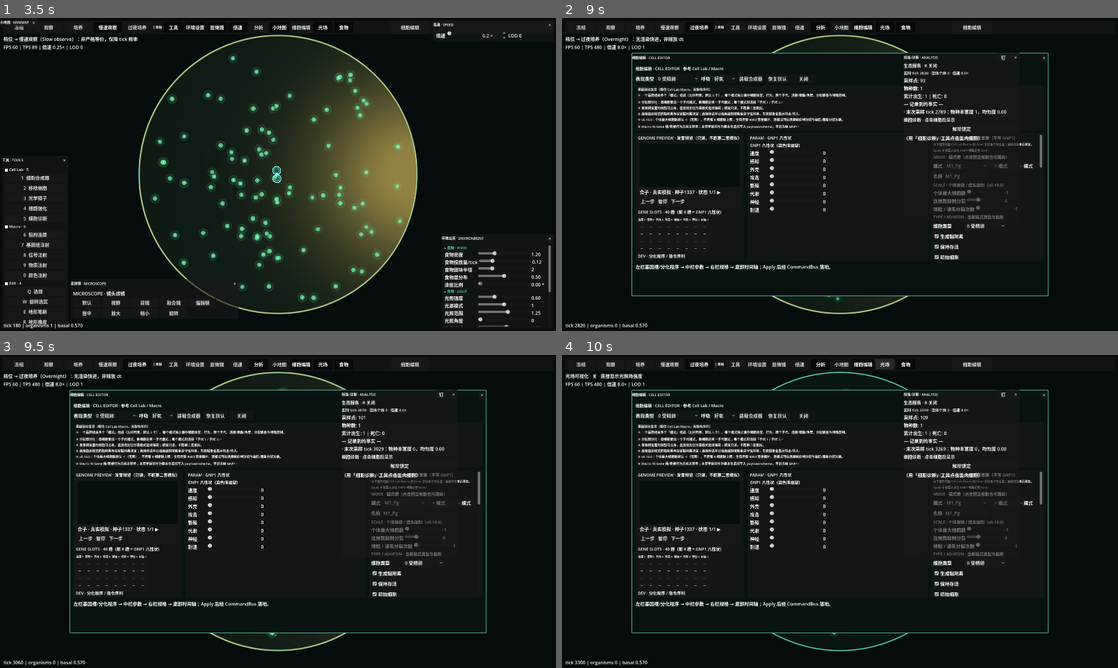
Above: before the commit, frames 1-4 (two rows, left to right).
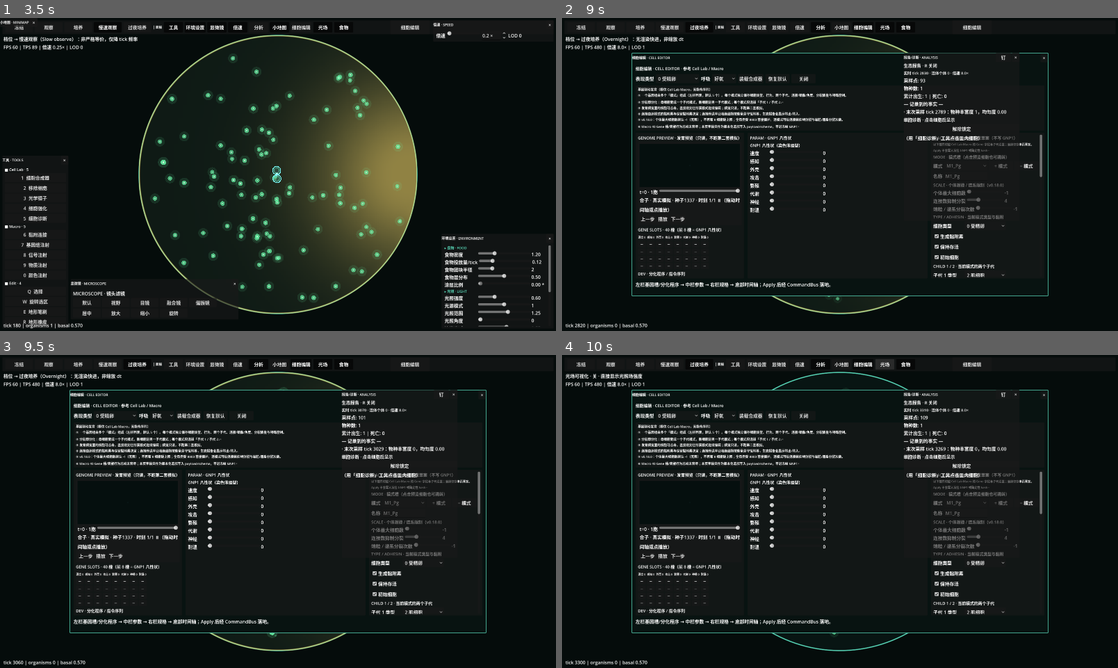
Above: after the commit, the same moments.

Repository: Oatol/cellarium
Game: Godot game, scene res://scenes/main.tscn
The game is run twice, just before and just after one commit, with the same random seed, the same clock (stepped at 60 frames per second) and the same inputs.
Inputs:
- Up to frame 1 (3.5 s): click "冻结" at 0.5 s; click "观察" at 1.25 s; click "培养" at 2 s; click "慢速观察" at 2.75 s
- Up to frame 2 (9 s): click "过夜培养" at 3.5 s; click "工具" at 4.25 s; click "环境设置" at 5 s; click "显微镜" at 5.75 s; click "倍速" at 6.5 s; click "分析" at 7.25 s; click "小地图" at 8 s; click "细胞编辑" at 8.75 s
- Up to frame 3 (9.5 s): no input
- Up to frame 4 (10 s): click "光场" at 9.5 s

Frame 1 is identical in both runs. In frame 2, 1.9% of the frame differs, in the area x 13-87%, y 47-87%; in frame 3, 1.9%; in frame 4, 1.9%.

Commit message:
v0.24.0: 发育预览接入细胞膜弦与手动时间轴
- PreviewWorld: 接触阶段生成圆-圆相交弦端点，快照输出 chords
- GenomePreview: 复用 CellContactChords 管线绘制切平膜；新增手动时间轴（默认暂停、拖动跳转）
- GenomePreview.tscn: 新增 Timeline/Slider + TimeLabel
- PreviewReplicaProbe: 新增膜弦与时间轴断言
- 更新 Cell Lab 代码级分析 §32.7 与 CHANGELOG
- 双工程验证 SCRIPTS=53 FAILURES=0

Diff:
--- a/godot/cellarium-release/scenes/ui/GenomePreview.tscn
+++ b/godot/cellarium-release/scenes/ui/GenomePreview.tscn
@@ -29,6 +29,22 @@
 size_flags_vertical = 3
 mouse_filter = 2
 
+[node name="Timeline" type="HBoxContainer" parent="Margin/VBox"]
+layout_mode = 2
+
+[node name="TimeLabel" type="Label" parent="Margin/VBox/Timeline"]
+layout_mode = 2
+text = "t=0"
+custom_minimum_size = Vector2(64, 0)
+
+[node name="Slider" type="HSlider" parent="Margin/VBox/Timeline"]
+layout_mode = 2
+size_flags_horizontal = 3
+min_value = 0.0
+max_value = 1.0
+step = 1.0
+value = 0.0
+
 [node name="Caption" type="Label" parent="Margin/VBox"]
 layout_mode = 2
 text = "GENOME PREVIEW · 只读"
--- a/godot/cellarium-release/scripts/core/data/PreviewWorld.gd
+++ b/godot/cellarium-release/scripts/core/data/PreviewWorld.gd
@@ -53,6 +53,11 @@
 
 # 本帧新产生的分裂事件（供指示器）；清理由 consume_splits 完成
 var _pending_splits: Array[Dictionary] = []
+
+# 本帧接触弦（世界坐标 a/b + peer + kind），与 Cell Lab cell.A[] 同源：
+# 在接触阶段（推开之前）按圆-圆相交计算，供预览层用 CellContactChords 重建压平膜。
+# kind: 0=细胞间接触弦，1=皿壁弦。
+var _contact_chords: Array[Dictionary] = []
 
 func _init() -> void:
 	_reset_arrays()
@@ -147,6 +152,7 @@
 func step() -> void:
 	_tick += 1
 	_pending_splits.clear()
+	_contact_chords.clear()
 	_metabolize(DT)
 	_relax_radius(DT)
 	_divide(DT)
@@ -283,7 +289,7 @@
 ## Cell Lab d(int) 在接触阶段算公共弦 + 写 A[]，力写 g/h 累加器；这里用简化径向排斥保持视觉一致。
 func _resolve_contacts() -> void:
 	var iterations: int = 2
-	for _it in range(iterations):
+	for it in range(iterations):
 		for a in range(_count):
 			if _alive[a] == 0:
 				continue
@@ -295,10 +301,48 @@
 				var min_dist: float = REST_DISTANCE * maxf(0.5, maxf(_radius[a], _radius[b]) / 14.0)
 				if dist >= min_dist or dist < 1e-5:
 					continue
+				# 第一次迭代、推开之前记录圆-圆相交弦（与 Cell Lab d(int) A[] 同源）。
+				if it == 0:
+					var chord: Dictionary = _circle_chord(_pos[a], _radius[a], _pos[b], _radius[b], a, b)
+					if not chord.is_empty():
+						_contact_chords.append(chord)
 				var overlap: float = min_dist - dist
 				var push: Vector2 = delta / dist * (overlap * 0.5)
 				_pos[a] -= push
 				_pos[b] += push
+	# 皿壁弦：细胞圆与皿壁圆（内切）相交时记录（kind=1）。
+	var wall_r: float = DISH_RADIUS * 10.0
+	for a in range(_count):
+		if _alive[a] == 0:
+			continue
+		var s: float = _pos[a].length()
+		if s < 1e-5 or s + _radius[a] <= wall_r:
+			continue
+		var direction: Vector2 = -_pos[a] / s  # 指向皿心
+		var d: float = (_radius[a] * _radius[a] - wall_r * wall_r + s * s) / (2.0 * s)
+		var h_sq: float = _radius[a] * _radius[a] - d * d
+		if h_sq <= 0.0:
+			continue
+		var middle: Vector2 = _pos[a] + direction * d
+		var perp: Vector2 = Vector2(-direction.y, direction.x)
+		var h: float = sqrt(h_sq)
+		_contact_chords.append({"a": middle - perp * h, "b": middle + perp * h, "owner_a": a, "owner_b": -1, "kind": 1})
+
+## 两圆相交弦（Cell Lab d(int) d51/d54..d56）：返回世界坐标端点 a/b + 两端 owner。
+func _circle_chord(p0: Vector2, r0: float, p1: Vector2, r1: float, owner_a: int, owner_b: int) -> Dictionary:
+	var delta: Vector2 = p1 - p0
+	var s: float = delta.length()
+	if s < 0.000001 or s >= r0 + r1 or s <= absf(r0 - r1):
+		return {}
+	var direction: Vector2 = delta / s
+	var d: float = (s * s - r1 * r1 + r0 * r0) / (2.0 * s)
+	var h_sq: float = r0 * r0 - d * d
+	if h_sq <= 0.0:
+		return {}
+	var middle: Vector2 = p0 + direction * d
+	var perp: Vector2 = Vector2(-direction.y, direction.x)
+	var h: float = sqrt(h_sq)
+	return {"a": middle - perp * h, "b": middle + perp * h, "owner_a": owner_a, "owner_b": owner_b, "kind": 0}
 
 func _integrate_positions(dt: float) -> void:
 	for i in range(_count):
@@ -326,13 +370,26 @@
 	for i in range(_count):
 		if _alive[i] == 0:
 			continue
+		var cell_chords: Array[Dictionary] = []
+		for chord in _contact_chords:
+			var c: Dictionary = chord as Dictionary
+			if int(c.get("owner_a", -1)) == i or int(c.get("owner_b", -1)) == i:
+				cell_chords.append(c)
 		result.append({
 			"index": i, "pos": _pos[i], "radius": _radius[i],
 			"energy": _energy[i], "age": _age[i], "orientation": _orientation[i],
 			"gene_slot": _gene_slot[i], "mode": _gene_slot[i],
 			"type": int((_genes[clampi(_gene_slot[i], 0, _genes.size() - 1)] as Dictionary).get("cell_type", 0)),
 			"phase": _phase[i], "telomere": _telomere[i],
+			"chords": cell_chords,
 		})
+	return result
+
+## 只读：本帧全部接触弦（世界坐标），供连接板/诊断使用。
+func snapshot_chords() -> Array[Dictionary]:
+	var result: Array[Dictionary] = []
+	for chord in _contact_chords:
+		result.append((chord as Dictionary).duplicate(true))
 	return result
 
 func snapshot_links() -> Array[Dictionary]:
--- a/godot/cellarium-release/scripts/ui/GenomePreview.gd
+++ b/godot/cellarium-release/scripts/ui/GenomePreview.gd
@@ -12,6 +12,8 @@
 const VISUALS: RefCounted = preload("res://scripts/rendering/CellVisualCatalog.gd")
 const GENOME_SCRIPT: Script = preload("res://scripts/core/data/Genome.gd")
 const PREVIEW_WORLD: Script = preload("res://scripts/core/data/PreviewWorld.gd")
+## 复用运行时的 Cell Lab 弦工具：物理与渲染共享同一组圆-圆相交弦端点。
+const CHORDS: RefCounted = preload("res://scripts/rendering/CellContactChords.gd")
 
 const STEP_SECONDS: float = 0.75
 const BASE_RADIUS: float = 15.0
@@ -32,15 +34,21 @@
 @export var play_button_path: NodePath = ^"Margin/VBox/Controls/PlayButton"
 @export var prev_button_path: NodePath = ^"Margin/VBox/Controls/PrevButton"
 @export var next_button_path: NodePath = ^"Margin/VBox/Controls/NextButton"
+@export var timeline_path: NodePath = ^"Margin/VBox/Timeline/Slider"
+@export var time_label_path: NodePath = ^"Margin/VBox/Timeline/TimeLabel"
 
 var _canvas: Control = null
 var _caption: Label = null
 var _play_button: Button = null
+var _timeline: HSlider = null
+var _time_label: Label = null
 var _program_signature: String = ""
 var _states: Array[Dictionary] = []
 var _cursor: int = 0
 var _elapsed: float = 0.0
-var _playing: bool = true
+## v0.24.0：默认手动时间轴（暂停），需要动态观察时再点播放。复杂细胞逐时刻查看更高效。
+var _playing: bool = false
+var _syncing_timeline: bool = false
 
 func _ready() -> void:
 	_canvas = get_node_or_null(canvas_path) as Control
@@ -48,6 +56,10 @@
 	_play_button = get_node_or_null(play_button_path) as Button
 	var previous: Button = get_node_or_null(prev_button_path) as Button
 	var following: Button = get_node_or_null(next_button_path) as Button
+	_timeline = get_node_or_null(timeline_path) as HSlider
+	_time_label = get_node_or_null(time_label_path) as Label
+	if _timeline != null:
+		_timeline.value_changed.connect(_on_timeline_changed)
 	if _canvas != null:
 		_canvas.mouse_filter = Control.MOUSE_FILTER_STOP
 		if not _canvas.is_connected("draw", Callable(self, "_on_canvas_draw")):
@@ -166,10 +178,38 @@
 	_elapsed += delta
 	if _elapsed >= STEP_SECONDS:
 		_elapsed = 0.0
-		_cursor = (_cursor + 1) % _states.size()
-		_sync_caption()
-	if _canvas != null:
-		_canvas.queue_redraw()
+		if _cursor < _states.size() - 1:
+			_cursor += 1
+			_sync_caption()
+			_sync_timeline()
+		else:
+			_playing = false  # 播放到末态即停，不循环回合子
+			_sync_caption()
+	if _canvas != null:
+		_canvas.queue_redraw()
+
+## 手动拖动时间轴：直接跳到对应分裂时刻并暂停。
+func _on_timeline_changed(value: float) -> void:
+	if _syncing_timeline or _states.is_empty():
+		return
+	_playing = false
+	_cursor = clampi(int(round(value)), 0, _states.size() - 1)
+	_elapsed = 0.0
+	_sync_caption()
+	if _canvas != null:
+		_canvas.queue_redraw()
+
+func _sync_timeline() -> void:
+	if _timeline == null or _states.is_empty():
+		return
+	_syncing_timeline = true
+	_timeline.max_value = float(_states.size() - 1)
+	_timeline.value = float(_cursor)
+	_syncing_timeline = false
+	var tick: int = int((_states[_cursor] as Dictionary).get("tick", 0))
+	var cells: int = int((_states[_cursor] as Dictionary).get("cells", []).size())
+	if _time_label != null:
+		_time_label.text = "t=%d · %d胞" % [tick, cells]
 
 func _rebuild_states() -> void:
 	# 无指令时用默认基因跑真实内核，给出 Cells Lab 式发育演示。
@@ -233,9 +273,11 @@
 			cell["born"] = int(cell.get("index", -1)) >= maxi(0, _states.size() - 1)
 			cells.append(cell)
 	var links: Array[Dictionary] = []
+	var tick: int = 0
 	if _world != null:
 		links = _world.snapshot_links()
-	return {"cells": cells, "links": links, "caption": caption, "opcode": 0, "splits": splits, "step": step_index}
+		tick = int(_world.get_tick())
+	return {"cells": cells, "links": links, "caption": caption, "opcode": 0, "splits": splits, "step": step_index, "tick": tick}
 
 func _rebuild_gene_states(draft: Dictionary) -> void:
 	# 用真实内核跑单基因模式；子代类型按 child1/child2 轮转（对应 Cell Lab 分化树 i/j）。
@@ -370,10 +412,11 @@
 	_sync_caption()
 
 func _sync_caption() -> void:
+	_sync_timeline()
 	if _caption == null:
 		return
 	var caption: String = "" if _states.is_empty() else str(_states[_cursor].get("caption", ""))
-	_caption.text = "%s · 状态 %d/%d %s" % [caption, _cursor + 1, _states.size(), "▶" if _playing else "⏸"]
+	_caption.text = "%s · 时刻 %d/%d %s（拖动时间轴或点播放）" % [caption, _cursor + 1, _states.size(), "▶" if _playing else "⏸"]
 	if _play_button != null:
 		_play_button.text = "暂停" if _playing else "播放"
 
@@ -477,12 +520,9 @@
 		var type_id: int = int(cell.get("type", 0))
 		var fill: Color = (VISUALS.call("role_color", type_id) as Color)
 		fill.a = 0.55 * appear
-		_canvas.draw_circle(pos, radius, fill)
 		var membrane: Color = (VISUALS.call("accent_color", type_id) as Color)
 		membrane.a = appear
-		_canvas.draw_arc(pos, radius, 0.0, TAU, 32, membrane, 2.0, true)
-		# 细胞核按 Cell Lab NR=0.25 半径比绘制
-		_canvas.draw_circle(pos, radius * 0.25, Color(0.9, 0.96, 0.92, 0.85 * appear))
+		_draw_membrane(cell, pos, radius, world_radius, fill, membrane, appear)
 	# Cell Lab j4.I() 逐方法等价的分裂指示器：子代将出现的位置画圆点。
 	if not show_split_indicators:
 		return
@@ -524,6 +564,32 @@
 				var pp: Vector2 = split_center + dir2 * dist * 14.0 * WORLD_SCALE * _zoom * sign
 				_canvas.draw_circle(pp, dot_radius_px * 0.8, Color(gcol.r, gcol.g, gcol.b, 0.85))
 
+## Cell Lab a(FFFF)/d(int) 复刻：物理与渲染共享同一组圆-圆相交弦端点。
+## 有弦时用 CellContactChords 把解析圆按公共弦切平（细胞膜贴合），无弦时用正圆。
+func _draw_membrane(cell: Dictionary, screen_pos: Vector2, radius: float, world_radius: float,
+		fill: Color, membrane: Color, appear: float) -> void:
+	var world_chords: Array = cell.get("chords", []) as Array
+	var cell_center: Vector2 = cell.get("pos", Vector2.ZERO)
+	var outline_points: PackedVector2Array = PackedVector2Array()
+	if not world_chords.is_empty():
+		var unit_chords: Array = CHORDS.call("make_unit_chords", world_chords, cell_center, 0.0, world_radius)
+		var prepared: Array = CHORDS.call("prepare_for_render", unit_chords)
+		outline_points = CHORDS.call("clip_unit_circle", prepared, 48)
+	if outline_points.size() >= 3:
+		var world_poly: PackedVector2Array = PackedVector2Array()
+		for point in outline_points:
+			world_poly.append(screen_pos + point * radius)
+		_canvas.draw_colored_polygon(world_poly, fill)
+		# 膜：折线闭合
+		var closed: PackedVector2Array = world_poly.duplicate()
+		closed.append(world_poly[0])
+		_canvas.draw_polyline(closed, membrane, 2.0, true)
+	else:
+		_canvas.draw_circle(screen_pos, radius, fill)
+		_canvas.draw_arc(screen_pos, radius, 0.0, TAU, 32, membrane, 2.0, true)
+	# 细胞核 CELL Lab NR=0.25
+	_canvas.draw_circle(screen_pos, radius * 0.25, Color(0.9, 0.96, 0.92, 0.85 * appear))
+
 func _gene_color(gene: Dictionary, mode_key: String, fallback: int) -> Color:
 	var slot: int = clampi(int(gene.get(mode_key, fallback)), 0, 7)
 	var gm: Dictionary = _world.get_gene(slot) if _world != null else {}
--- a/godot/cellarium-release/tools/PreviewReplicaProbe.gd
+++ b/godot/cellarium-release/tools/PreviewReplicaProbe.gd
@@ -67,7 +67,8 @@
 	_check(pv_script != null and pv_script.can_instantiate(), "GenomePreview.gd parse")
 	var ps: PackedScene = ResourceLoader.load("res://scenes/ui/GenomePreview.tscn", "PackedScene", ResourceLoader.CACHE_MODE_IGNORE)
 	var inst = ps.instantiate()
-	var root = Node.new(); root.add_child(inst)
+	root.add_child(inst)  # SceneTree.root：触发 _ready 连接时间轴信号
+	await process_frame   # 等 _ready 完成，时间轴信号才连上
 	var modes: Array = [
 		{"name": "M1", "cell_type": 0, "division_mass": 0.05, "split_ratio": 0.5,
 		 "child1_mode": 0, "child2_mode": 0, "child1_angle": 0.0, "child2_angle": 0.25,
@@ -78,5 +79,21 @@
 	_check(nstate >= 2, "GenomePreview 多模式真实模拟状态 >=2 (got " + str(nstate) + ")")
 	var cells_last: int = int(inst.call("get_cell_count_at", nstate - 1))
 	_check(cells_last >= 2, "GenomePreview 末态细胞 >=2 (got " + str(cells_last) + ")")
+	# 5) v0.24.0：细胞膜弦——分裂时刻应有圆-圆相交弦（世界坐标端点）。
+	var w3 = _make_world(script, [gene])
+	var chord_seen: bool = false
+	for t in range(60):
+		w3.step()
+		if not w3.snapshot_chords().is_empty():
+			chord_seen = true; break
+	_check(chord_seen, "细胞膜弦在分裂接触时生成")
+	# 6) v0.24.0：手动时间轴——滑块/时刻标签存在，默认暂停，拖动跳转生效。
+	var slider = inst.find_child("Slider", true, false)
+	var time_label = inst.find_child("TimeLabel", true, false)
+	_check(slider != null and time_label != null, "时间轴滑块与时刻标签存在")
+	_check(not bool(inst.call("is_playing")), "默认暂停（手动时间轴）")
+	if slider != null and nstate >= 2:
+		slider.set_value(float(nstate - 1))
+		_check(int(inst.call("get_cursor")) == nstate - 1, "拖动时间轴跳转到末态")
 	print("PreviewReplica: FAILURES=", _failures)
 	quit()
Not shown, changed: CHANGELOG.md
Not shown, changed: analysis/CellLab_细胞物理与外观_代码级分析.md
